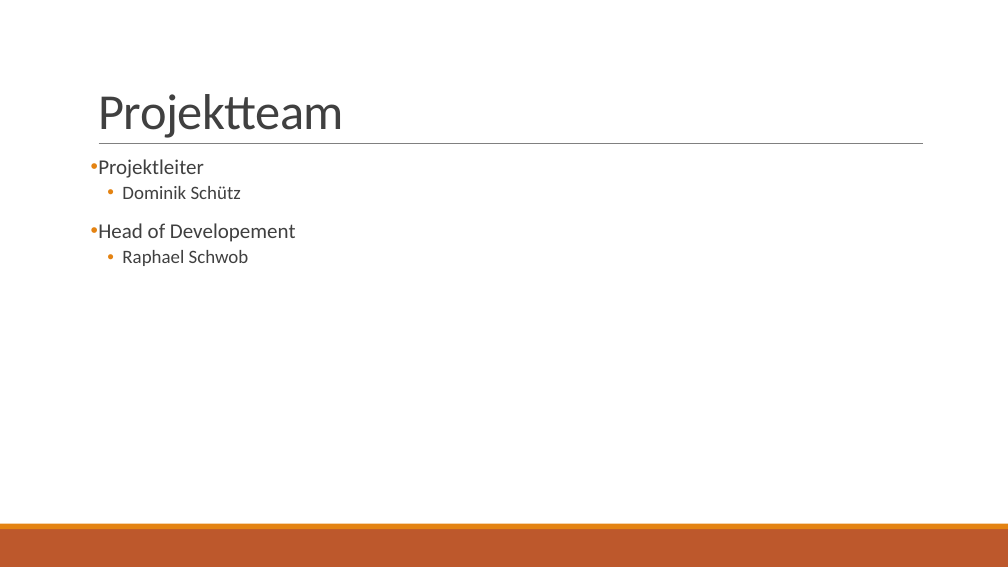
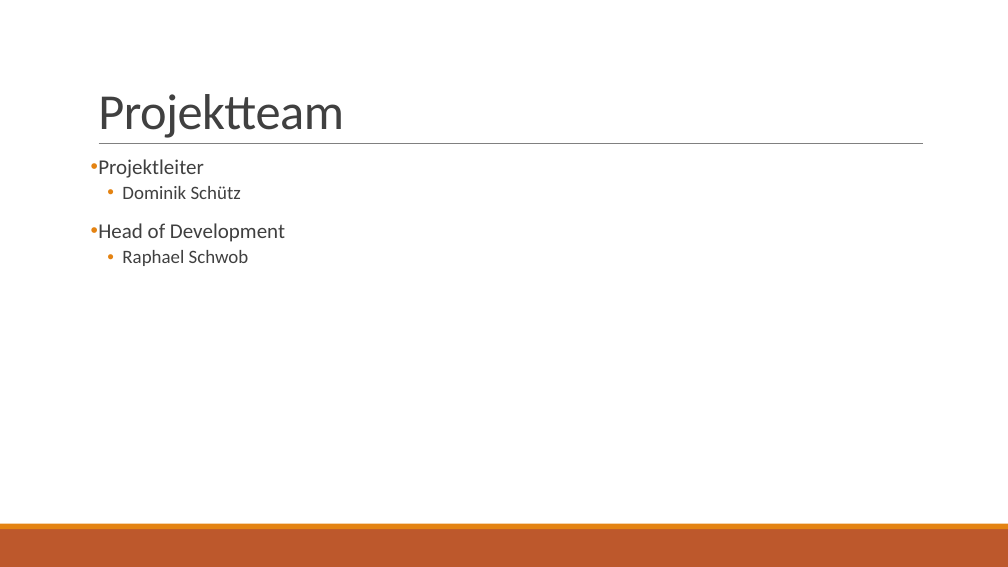
Before and after one commit to raphael-s/M306, a slide deck: slide 3 of docs/Projektpräsentation.pptx. Drawn at 1008x567 pixels with LibreOffice and Linux fonts; fonts in the diff are those of the drawing. Boxes give left, top, right and bottom in pixels: in the first picture for what was removed or moved away, otherwise in the second. Text is boxed around its words. In the diff, an @@ line names an element or a change of style, - is before the commit and + after.

```diff
--- a/docs/Projektpräsentation.pptx
+++ b/docs/Projektpräsentation.pptx
@@ text at (x1=98, y1=223, x2=285, y2=242): text changed @@
-• Head of Developement
+• Head of Development
```
Also in this commit, not shown: 3 other slides changed, 4 slides added, 3 slides removed, 1 other file.
